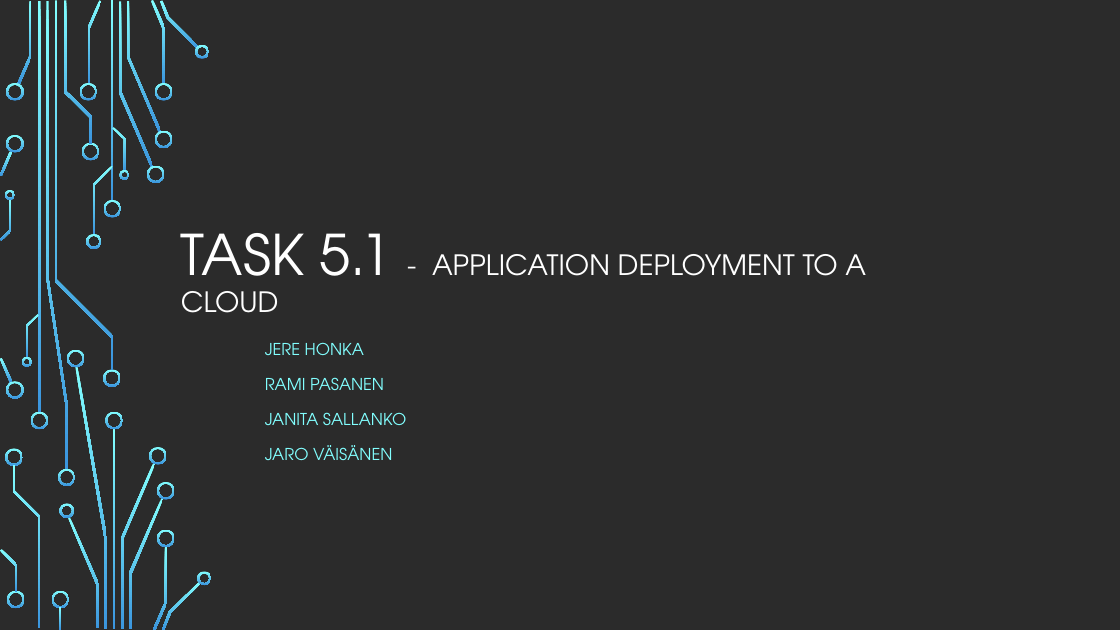
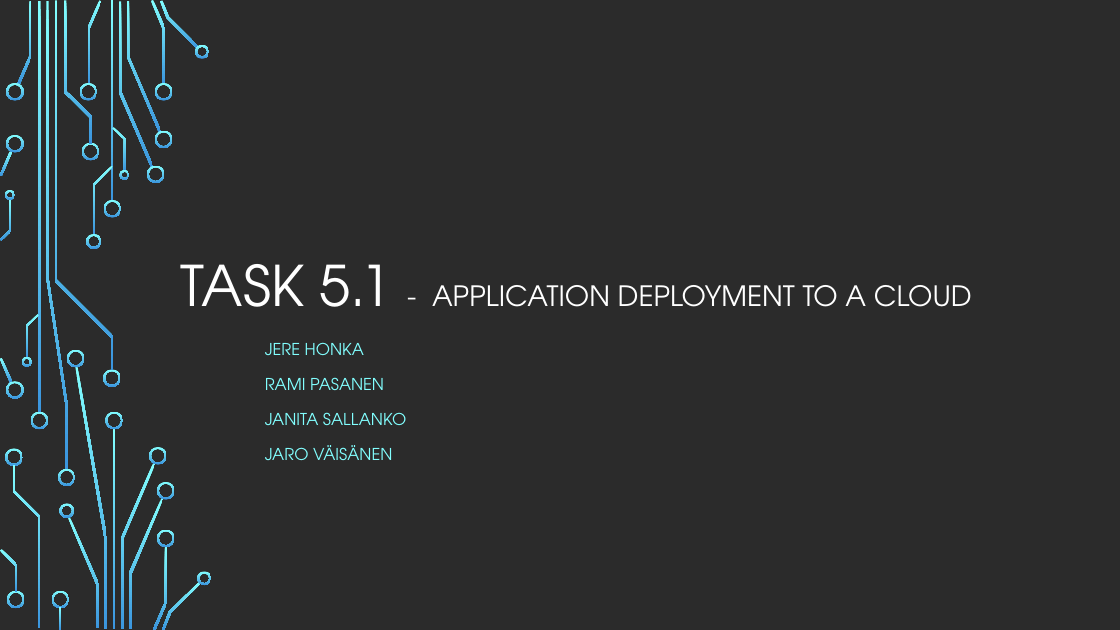
Before and after one commit to Rampastring/ties4560, a slide deck: slide 1 of Task-5/task5.pptx. Drawn at 1120x630 pixels with LibreOffice and Linux fonts; fonts in the diff are those of the drawing; background and template pictures are left out; a plain dark background stands for a picture behind light text. Boxes give left, top, right and bottom in pixels: in the first picture for what was removed or moved away, otherwise in the second. Text is boxed around its words. In the diff, an @@ line names an element or a change of style, - is before the commit and + after.

Commit message:
Add presentation slides for running Task 2.1 on Google Cloud

```diff
--- a/Task-5/task5.pptx
+++ b/Task-5/task5.pptx
@@ title "TASK 5.1 - APPLICATION DEPLOYMENT ..." rewrapped from [181, 233, 866, 313] to [181, 264, 972, 307] @@
```
Also in this commit, not shown: 4 slides added.
